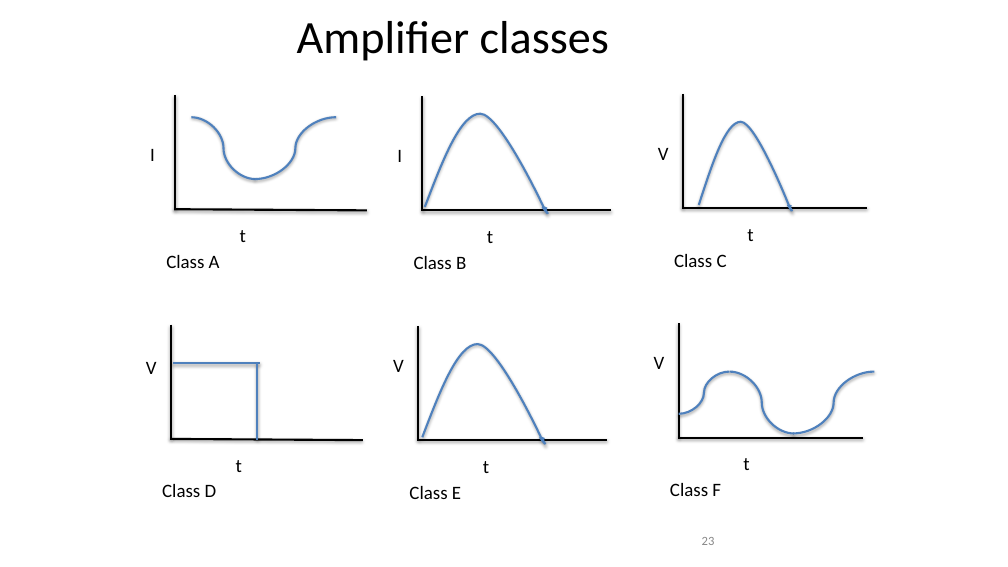
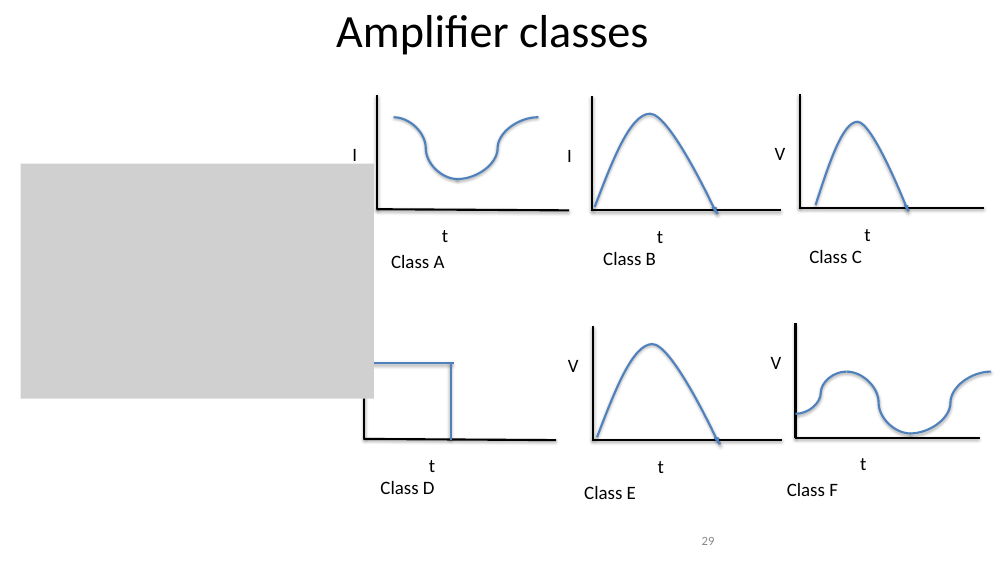
Before and after one commit to jlmucb/class_notes, a slide deck: slide 29 of science/EoRNotes.pptx (slide 23 before the commit). Drawn at 1008x567 pixels with LibreOffice and Linux fonts; fonts in the diff are those of the drawing; grey boxes stand for pictures. Boxes give left, top, right and bottom in pixels: in the first picture for what was removed or moved away, otherwise in the second. Text is boxed around its words. In the diff, an @@ line names an element or a change of style, - is before the commit and + after.

```diff
--- a/science/EoRNotes.pptx
+++ b/science/EoRNotes.pptx
@@ text "Amplifier classes": place and size @@
-text "Amplifier classes" at [297, 21, 609, 61]
+text "Amplifier classes" at [336, 15, 648, 55]
@@ line moved from (175, 95) - (175, 209) to (377, 95) - (377, 209) @@
@@ 2 texts, 1 line, 1 curved line: place and size @@
-2 texts, 1 line, 1 curved line at [150, 117, 367, 242]
+2 texts, 1 line, 1 curved line at [352, 117, 569, 242]
@@ curved line moved from (255, 179) - (337, 117) to (457, 179) - (538, 117) @@
@@ picture added at [20, 163, 374, 399] @@
@@ 2 texts, 2 lines, 1 freeform shape: place and size @@
-2 texts, 2 lines, 1 freeform shape at [397, 96, 612, 243]
+2 texts, 2 lines, 1 freeform shape at [567, 96, 781, 243]
@@ text "Class A": place and size @@
-text "Class A" at [166, 255, 220, 268]
+text "Class A" at [391, 255, 445, 268]
@@ text "Class B": place and size @@
-text "Class B" at [414, 256, 466, 269]
+text "Class B" at [603, 252, 656, 265]
@@ text "Class C": place and size @@
-text "Class C" at [674, 254, 727, 267]
+text "Class C" at [809, 250, 862, 263]
@@ 3 texts, 2 lines, 1 freeform shape: place and size @@
-3 texts, 2 lines, 1 freeform shape at [393, 326, 607, 499]
+3 texts, 2 lines, 1 freeform shape at [568, 326, 782, 499]
@@ text removed at [146, 362, 157, 374] @@
-V
@@ 4 lines, 1 text: place and size @@
-4 lines, 1 text at [170, 324, 363, 472]
+4 lines, 1 text at [364, 324, 557, 472]
@@ 5 texts, 4 lines, 3 curved lines, 1 freeform shape: place and size @@
-5 texts, 4 lines, 3 curved lines, 1 freeform shape at [654, 94, 875, 496]
+5 texts, 4 lines, 3 curved lines, 1 freeform shape at [771, 94, 991, 496]
@@ text "Class D": place and size @@
-text "Class D" at [162, 484, 217, 497]
+text "Class D" at [380, 481, 435, 494]
```
Also in this commit, not shown: 12 other slides changed, 7 slides added, 1 other file.
